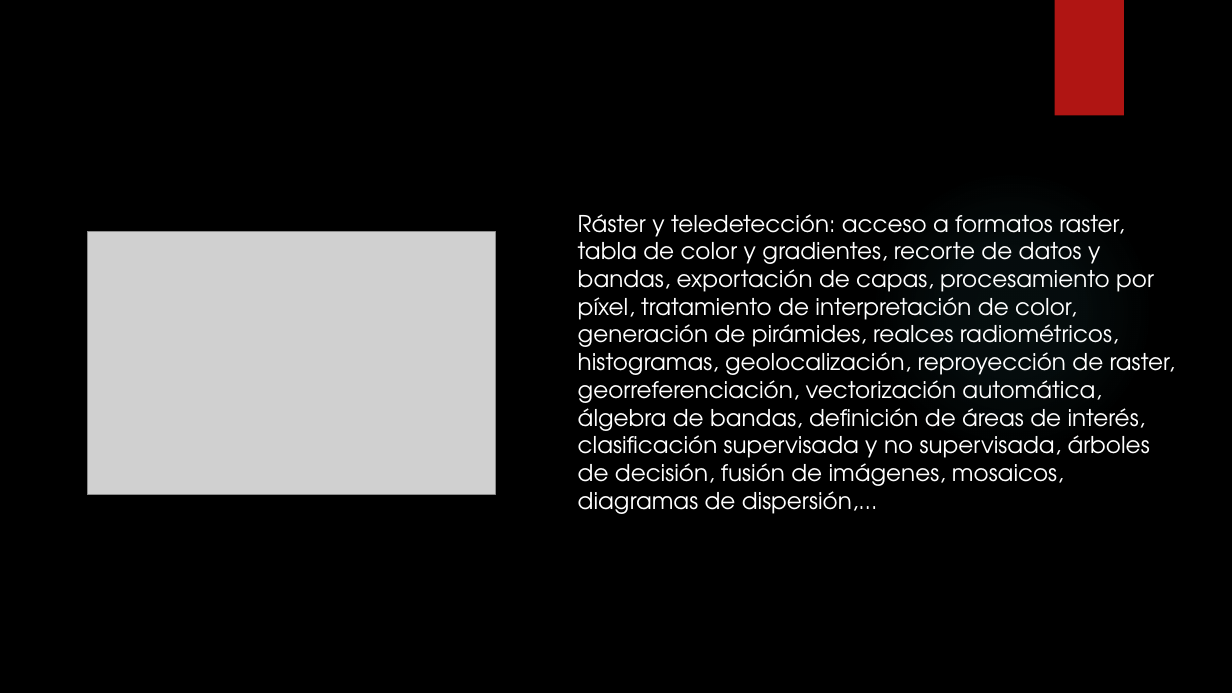
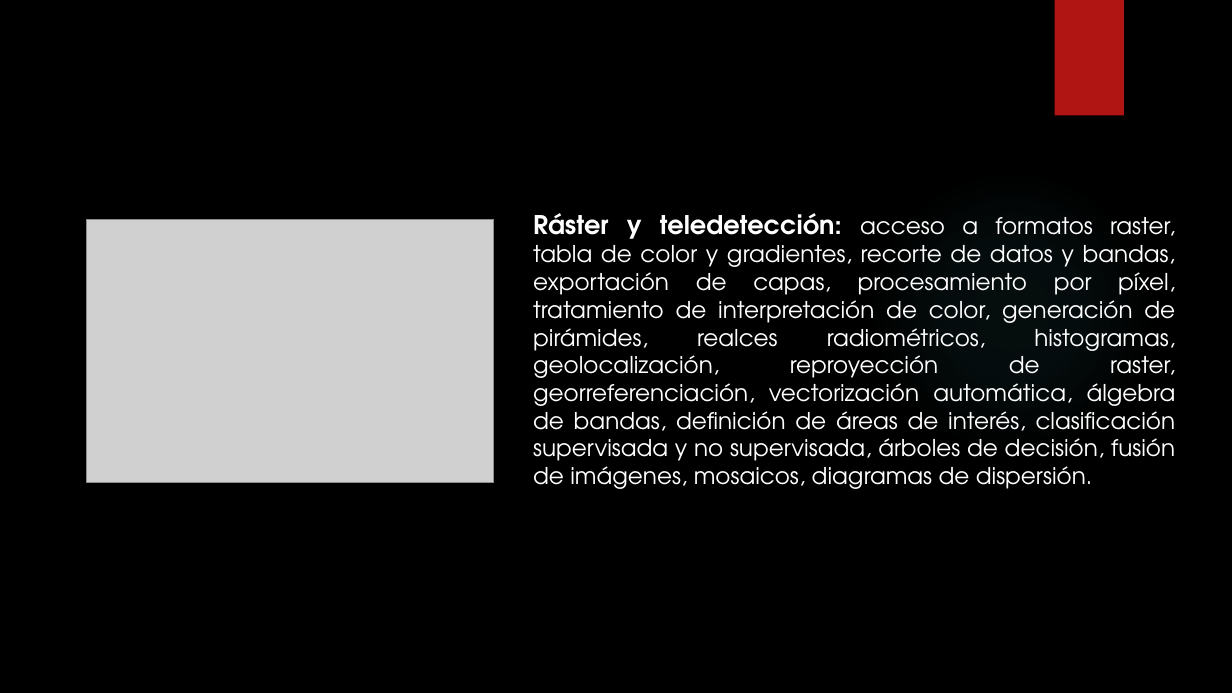
Before and after one commit to RFray/gvSIG, a slide deck: slide 6 of Expo-gvSIG.pptx (slide 5 before the commit). Drawn at 1232x693 pixels with LibreOffice and Linux fonts; fonts in the diff are those of the drawing; grey boxes stand for pictures; background and template pictures are left out. Boxes give left, top, right and bottom in pixels: in the first picture for what was removed or moved away, otherwise in the second. Text is boxed around its words. In the diff, an @@ line names an element or a change of style, - is before the commit and + after.

```diff
--- a/Expo-gvSIG.pptx
+++ b/Expo-gvSIG.pptx
@@ picture: place and size @@
-picture at box(88, 232, 495, 495)
+picture at box(86, 219, 494, 482)
@@ text at box(533, 213, 1176, 489): text changed @@
-Ráster y teledetección: acceso a formatos raster, tabla de color y gradientes, recorte de datos y bandas, exportación de capas, procesamiento por píxel, tratamiento de interpretación de color, generación de pirámides, realces radiométricos, histogramas, geolocalización, reproyección de raster, georreferenciación, vectorización automática, álgebra de bandas, definición de áreas de interés, clasificación supervisada y no supervisada, árboles de decisión, fusión de imágenes, mosaicos, diagramas de dispersión,...
+Ráster y teledetección: acceso a formatos raster, tabla de color y gradientes, recorte de datos y bandas, exportación de capas, procesamiento por píxel, tratamiento de interpretación de color, generación de pirámides, realces radiométricos, histogramas, geolocalización, reproyección de raster, georreferenciación, vectorización automática, álgebra de bandas, definición de áreas de interés, clasificación supervisada y no supervisada, árboles de decisión, fusión de imágenes, mosaicos, diagramas de dispersión.
```
Also in this commit, not shown: 6 other slides changed, 3 slides added, 1 slide removed.
